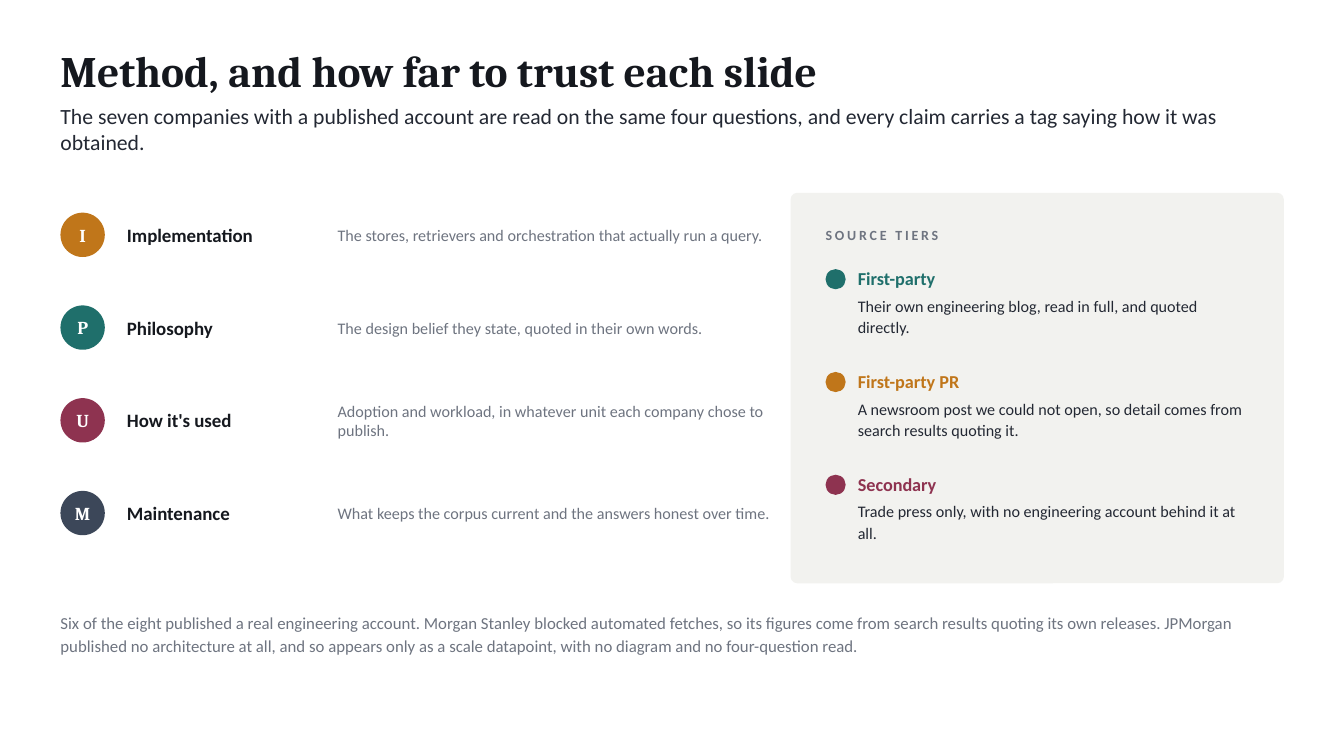
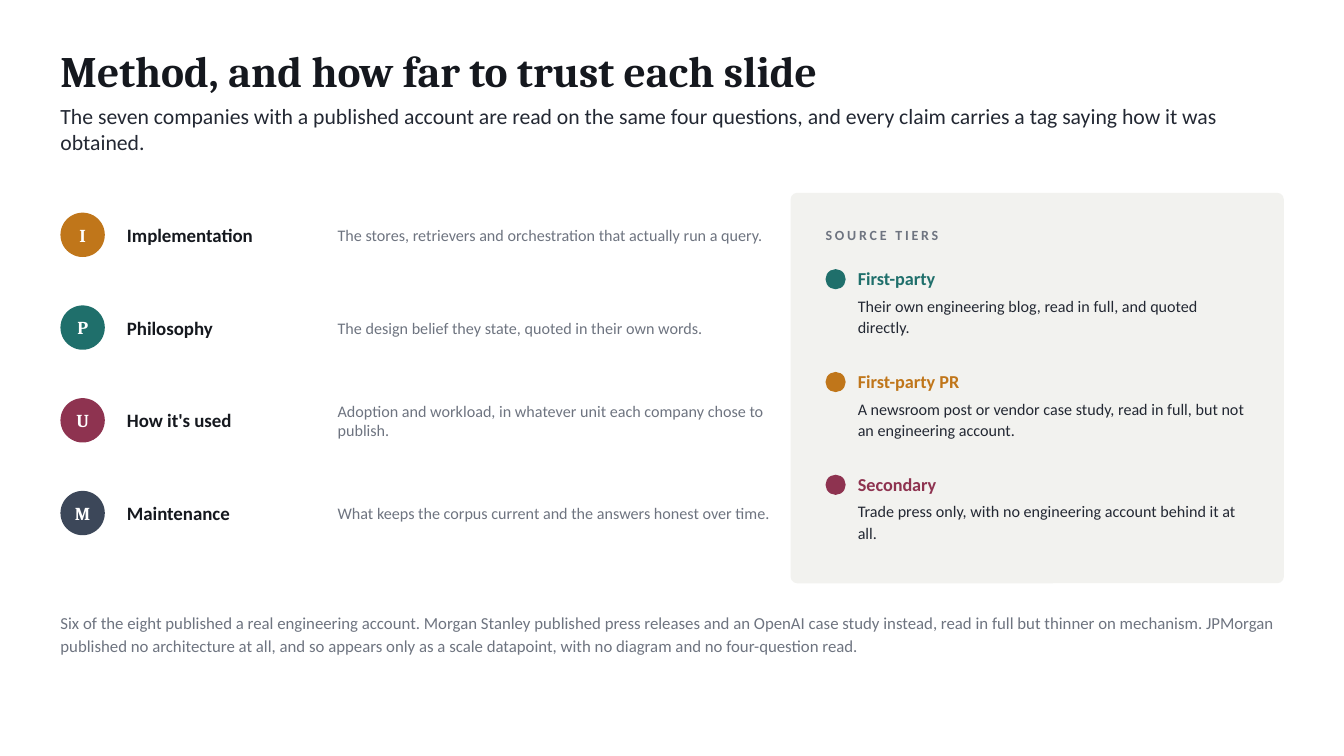
Before and after one commit to chntnm/companywiki, a slide deck: slide 2 of Internal-Knowledge-Bases-Prior-Art-v2.pptx. Drawn at 1344x756 pixels with LibreOffice and Linux fonts; fonts in the diff are those of the drawing. Boxes give left, top, right and bottom in pixels: in the first picture for what was removed or moved away, otherwise in the second. Text is boxed around its words. In the diff, an @@ line names an element or a change of style, - is before the commit and + after.

```diff
--- a/Internal-Knowledge-Bases-Prior-Art-v2.pptx
+++ b/Internal-Knowledge-Bases-Prior-Art-v2.pptx
@@ text at [858,404,1244,439]: text changed @@
-A newsroom post we could not open, so detail comes from search results quoting it.
+A newsroom post or vendor case study, read in full, but not an engineering account.
@@ text at [60,617,1273,655]: text changed @@
-Six of the eight published a real engineering account. Morgan Stanley blocked automated fetches, so its figures come from search results quoting its own releases. JPMorgan published no architecture at all, and so appears only as a scale datapoint, with no diagram and no four-question read.
+Six of the eight published a real engineering account. Morgan Stanley published press releases and an OpenAI case study instead, read in full but thinner on mechanism. JPMorgan published no architecture at all, and so appears only as a scale datapoint, with no diagram and no four-question read.
```
Also in this commit, not shown: 7 other slides changed, 3 other files.
